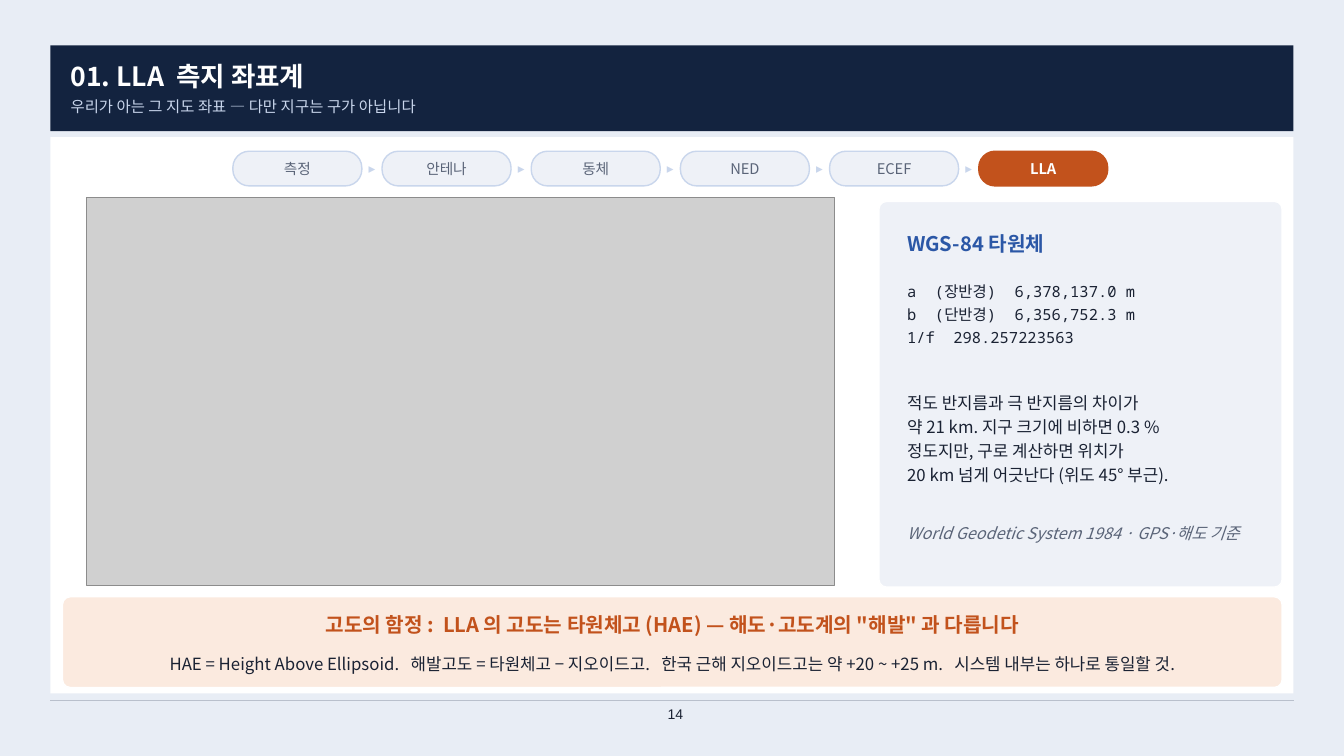
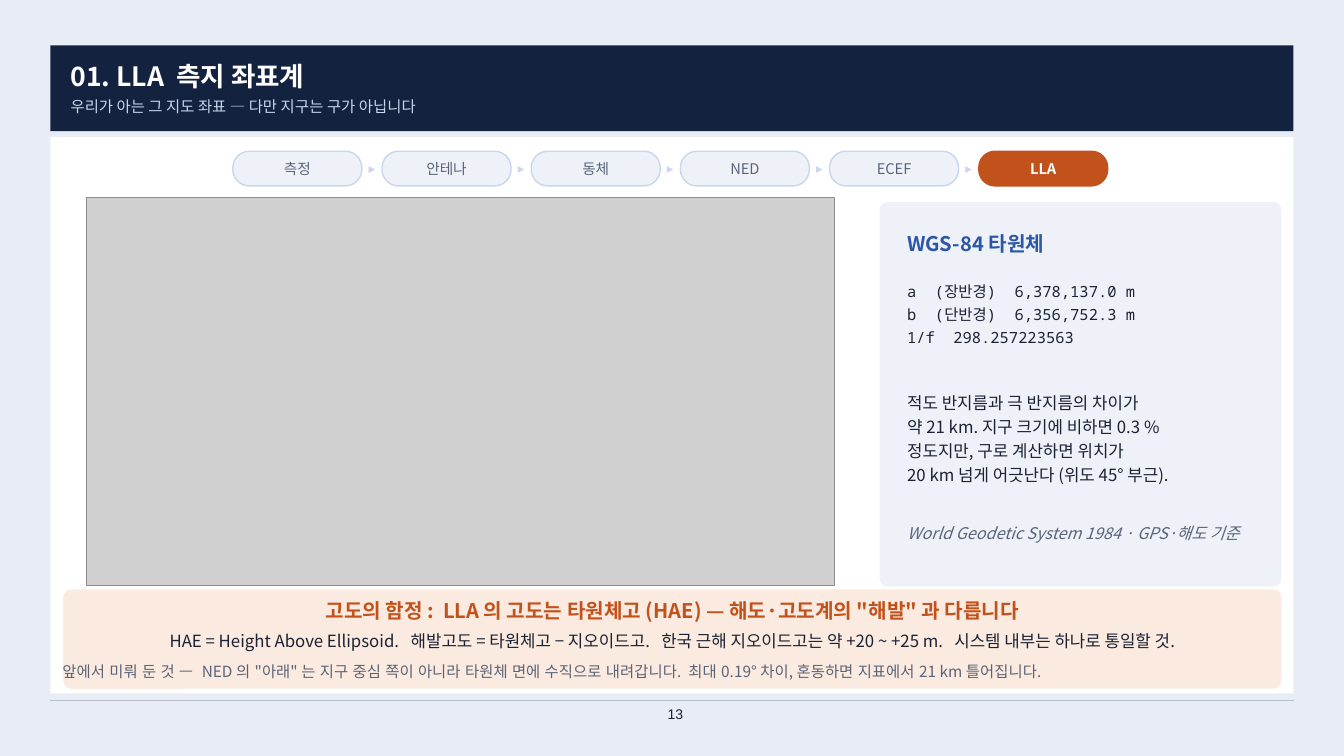
Before and after one commit to harley-hwan/radar-sw-study, a slide deck: slide 13 of Part2_CoordFrames/ref/산출물/Chapter2_coordinate_systems.pptx (slide 14 before the commit). Drawn at 1344x756 pixels with LibreOffice and Linux fonts; fonts in the diff are those of the drawing; grey boxes stand for pictures. Boxes give left, top, right and bottom in pixels: in the first picture for what was removed or moved away, otherwise in the second. Text is boxed around its words. In the diff, an @@ line names an element or a change of style, - is before the commit and + after.

```diff
--- a/Part2_CoordFrames/ref/산출물/Chapter2_coordinate_systems.pptx
+++ b/Part2_CoordFrames/ref/산출물/Chapter2_coordinate_systems.pptx
@@ text "고도의 함정 : LLA 의 ...": place and size @@
-text "고도의 함정 : LLA 의 ..." at (325, 615, 1019, 636)
+text "고도의 함정 : LLA 의 ..." at (325, 601, 1019, 622)
@@ rounded rectangle: place and size @@
-rounded rectangle at (63, 597, 1282, 688)
+rounded rectangle at (63, 589, 1282, 690)
@@ text "HAE = Height Above Ellipsoid. ...": place and size @@
-text "HAE = Height Above Ellipsoid. ..." at (170, 656, 1175, 674)
+text "HAE = Height Above Ellipsoid. ..." at (170, 633, 1175, 651)
@@ text added at (62, 664, 1041, 680), 11 pt, text #5A6478 @@
+앞에서 미뤄 둔 것 — NED 의 "아래" 는 지구 중심 쪽이 아니라 타원체 면에 수직으로 내려갑니다. 최대 0.19° 차이, 혼동하면 지표에서 21 km 틀어집니다.
@@ page number at (668, 709, 684, 719): text changed @@
-14
+13
```
Also in this commit, not shown: 9 other slides changed, 9 other files.
